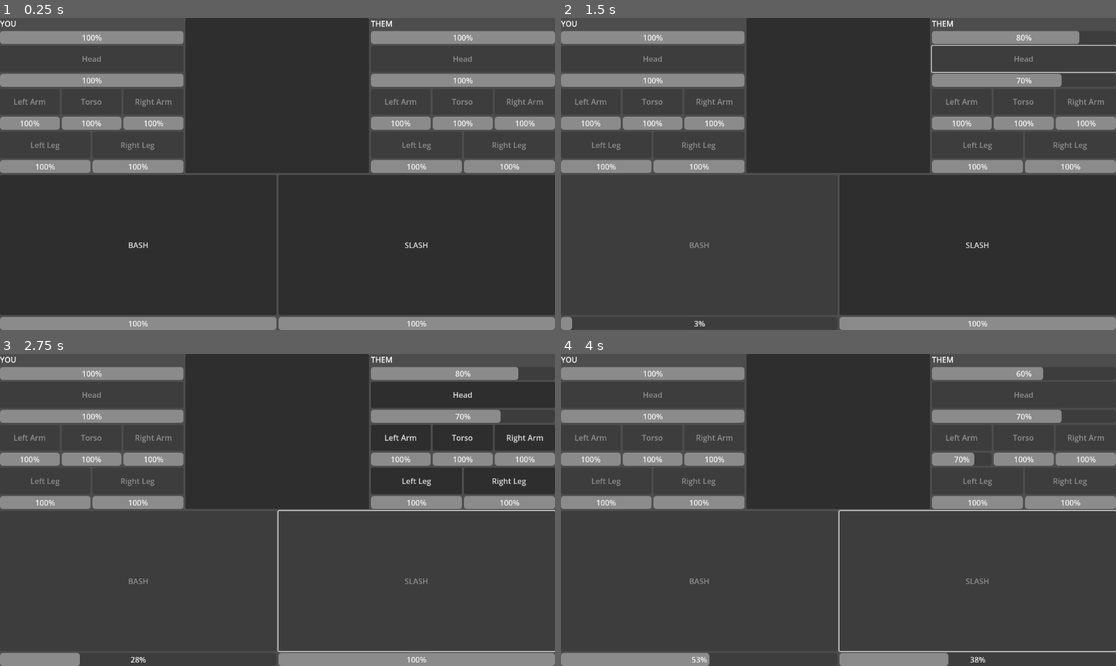
Above: before the commit, frames 1-4 (two rows, left to right).
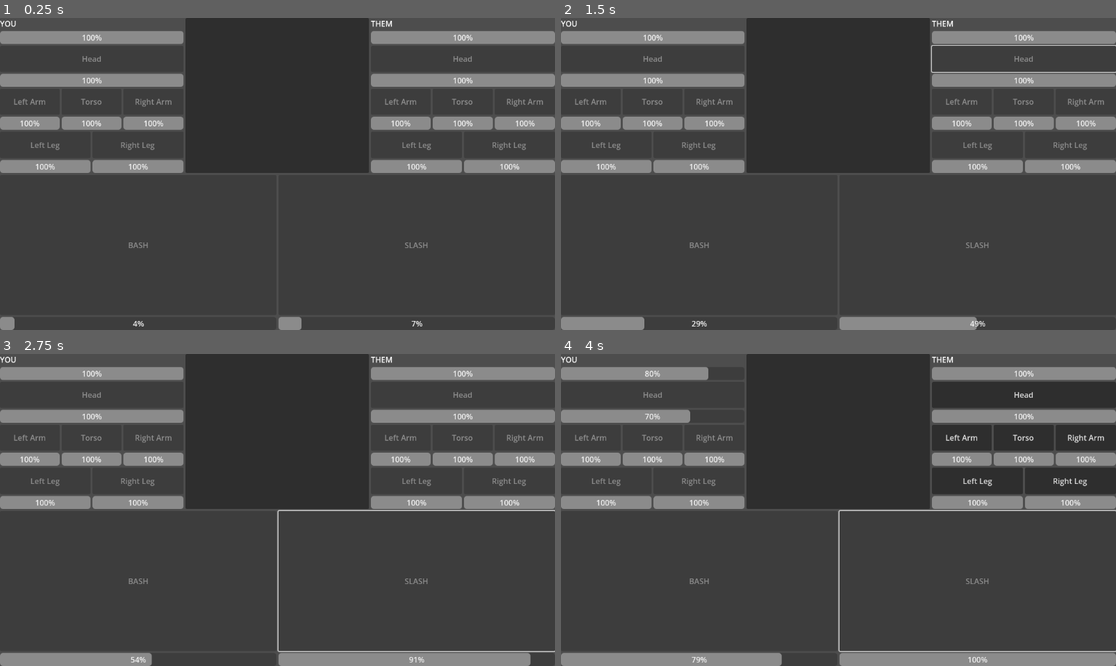
Above: after the commit, the same moments.

Repository: CertifiedIdiots/Tick
Game: Godot game, scene res://Game.tscn
Same seed, same stepped clock (60 frames per second), same inputs: the game is played once before the commit and once after it.
Inputs (mouse positions are in pixels of both pictures, inside the frame that each line leads up to):
- Up to frame 1 (0.25 s): no input
- Up to frame 2 (1.5 s): click (699, 245) at 0.5 s, where only the run before the commit has a clickable "BASH"; click (1021, 58) at 1.25 s, where only the run before the commit has a clickable "Head"
- Up to frame 3 (2.75 s): click (416, 581) at 2 s, where only the run before the commit has a clickable "SLASH"
- Up to frame 4 (4 s): click (960, 438) at 2.75 s, where only the run before the commit has a clickable "Left Arm"; click (977, 581) at 3.5 s, where only the run after the commit has a clickable "SLASH"

The runs differ from the first frame. In frame 1, 4.0% of the frame differs, in the area x 2-100%, y 71-100%; in frame 2, 2.5%; in frame 3, 1.8%; in frame 4, 4.1%, in the area x 14-100%, y 4-100%.

Commit message:
Enemy attacks

Diff:
--- /dev/null
+++ b/Enemy.gd
@@ -0,0 +1,6 @@
+class_name Enemy
+extends Entity
+
+func _init(name: String):
+	super(name)
+	skills = [Skill.new("BASH", 3)]
--- a/Orchestrator.gd
+++ b/Orchestrator.gd
@@ -1,8 +1,11 @@
 extends Node
 var skill_scene = preload("res://Skill.tscn")
 
+var random = RandomNumberGenerator.new()
+
+
 var player = Entity.new("YOU")
-var enemy = Entity.new("THEM")
+var enemy = Enemy.new("THEM")
 var skill_selected: Skill
 
 var player_container: Node
@@ -23,6 +26,8 @@
 		var scene = skill_scene.instantiate()
 		scene.init(skill, self)
 		skills_container.add_child(scene)
+
+	random.randomize()
 
 func init_entity(entity: Entity, container: Node):
 	for part in entity.body_parts:
@@ -47,3 +52,12 @@
 func _process(delta):
 	for skill in player.skills:
 		skill.cooldown = min(skill.max_cooldown, skill.cooldown + delta)
+
+	if enemy.health <= 0:
+		return
+
+	for skill in enemy.skills:
+		skill.cooldown = min(skill.max_cooldown, skill.cooldown + delta)
+		if skill.cooldown >= skill.max_cooldown:
+			skill.use(player.body_parts[random.randi_range(0, player.body_parts.size() - 1)])
+			skill.cooldown = 0
--- a/Skill.gd
+++ b/Skill.gd
@@ -6,7 +6,7 @@
 
 func _init(name: String, cooldown: float):
 	self.name = name
-	self.cooldown = cooldown
+	self.cooldown = 0
 	self.max_cooldown = cooldown
 
 func use(on: Part):
--- a/project.godot
+++ b/project.godot
@@ -9,6 +9,11 @@
 config_version=5
 
 _global_script_classes=[{
+"base": "Entity",
+"class": &"Enemy",
+"language": &"GDScript",
+"path": "res://Enemy.gd"
+}, {
 "base": "RefCounted",
 "class": &"Entity",
 "language": &"GDScript",
@@ -25,6 +30,7 @@
 "path": "res://Skill.gd"
 }]
 _global_script_class_icons={
+"Enemy": "",
 "Entity": "",
 "Part": "",
 "Skill": ""
